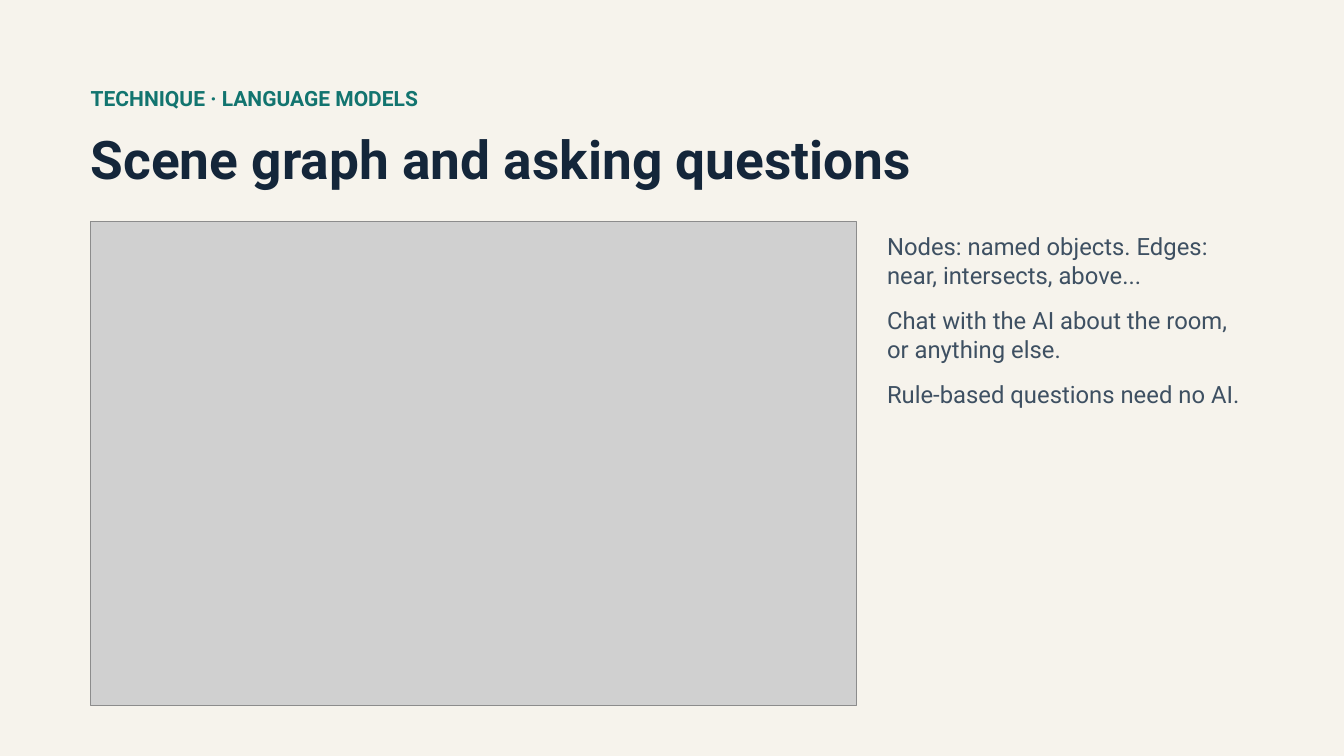
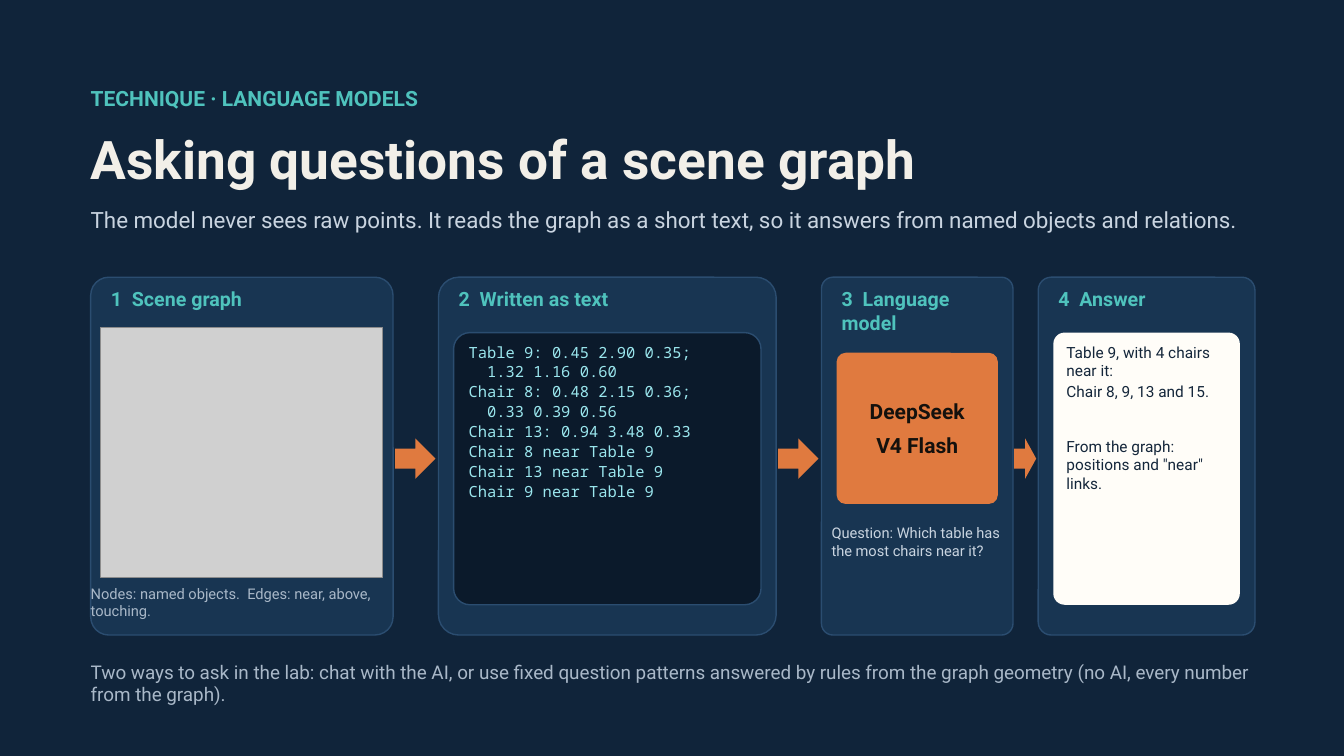
Before and after one commit to maninka123/lidar-learning-lab, a slide deck: slide 20 of presentation/LiDAR_Workshop_Slides.pptx. Drawn at 1344x756 pixels with LibreOffice and Linux fonts; fonts in the diff are those of the drawing; grey boxes stand for pictures. Boxes give left, top, right and bottom in pixels: in the first picture for what was removed or moved away, otherwise in the second. Text is boxed around its words. In the diff, an @@ line names an element or a change of style, - is before the commit and + after.

Commit message:
Slides: replace screenshots with drawn diagrams (scene graph to answer, temporal graph, moving-scene segmentation)

```diff
--- a/presentation/LiDAR_Workshop_Slides.pptx
+++ b/presentation/LiDAR_Workshop_Slides.pptx
@@ background #F6F3EC to #10243A @@
@@ text "TECHNIQUE · LANGUAGE MODELS" at box(91, 91, 418, 109): text colour #12746F to #4FC3BD @@
@@ text at box(91, 138, 915, 190): text changed; text colour #14263A to #F2EFE8 @@
-Scene graph and asking questions
+Asking questions of a scene graph
@@ picture removed at box(91, 222, 857, 706) @@
@@ text added at box(91, 211, 1236, 233), 16 pt, text #C9D4E0 @@
+The model never sees raw points. It reads the graph as a short text, so it answers from named objects and relations.
@@ text removed at box(887, 237, 1239, 408) @@
-Nodes: named objects. Edges: near, intersects, above...
-Chat with the AI about the room, or anything else.
-Rule-based questions need no AI.
@@ rounded rectangle added at box(91, 277, 393, 635), fill #183552, outline #2B4D70 1 pt @@
@@ text added at box(111, 291, 242, 310), 14 pt, text #4FC3BD, bold @@
+1 Scene graph
@@ rounded rectangle added at box(439, 277, 776, 635), fill #183552, outline #2B4D70 1 pt @@
@@ text added at box(459, 291, 608, 306), 14 pt, text #4FC3BD, bold @@
+2 Written as text
@@ rounded rectangle added at box(822, 277, 1013, 635), fill #183552, outline #2B4D70 1 pt @@
@@ text added at box(842, 292, 950, 330), 14 pt, text #4FC3BD, bold @@
+3 Language model
@@ rounded rectangle added at box(1038, 277, 1255, 635), fill #183552, outline #2B4D70 1 pt @@
@@ text added at box(1058, 292, 1145, 306), 14 pt, text #4FC3BD, bold @@
+4 Answer
@@ picture added at box(101, 328, 383, 578) @@
@@ rounded rectangle added at box(454, 333, 761, 605), fill #0B1A2B, outline #2B4D70 1 pt @@
@@ text added at box(469, 346, 691, 497), 11 pt, text #9BE7EE @@
+Table 9: 0.45 2.90 0.35;
+1.32 1.16 0.60
+Chair 8: 0.48 2.15 0.36;
+0.33 0.39 0.56
+Chair 13: 0.94 3.48 0.33
+Chair 8 near Table 9
+Chair 13 near Table 9
+Chair 9 near Table 9
@@ rounded rectangle added at box(837, 353, 998, 504), fill #E07A3F @@
@@ rounded rectangle added at box(1054, 333, 1240, 605), fill #FFFDF8 @@
@@ text added at box(1066, 346, 1210, 489), 11 pt, text #14263A @@
+Table 9, with 4 chairs near it:
+Chair 8, 9, 13 and 15.
+From the graph: positions and "near" links.
@@ text added at box(870, 403, 965, 453), 15 pt, text #14110D, bold @@
+DeepSeek
+V4 Flash
@@ right arrow added at box(395, 439, 436, 479), fill #E07A3F @@
@@ right arrow added at box(778, 439, 819, 479), fill #E07A3F @@
@@ right arrow added at box(1014, 439, 1036, 479), fill #E07A3F @@
@@ text added at box(832, 527, 1000, 556), 10.5 pt, text #C9D4E0 @@
+Question: Which table has the most chairs near it?
@@ text added at box(91, 588, 371, 619), 10.5 pt, text #A9B8C8 @@
+Nodes: named objects. Edges: near, above, touching.
@@ text added at box(91, 664, 1248, 705), 13.5 pt, text #A9B8C8 @@
+Two ways to ask in the lab: chat with the AI, or use fixed question patterns answered by rules from the graph geometry (no AI, every number from the graph).
```
Also in this commit, not shown: 2 other slides changed.
